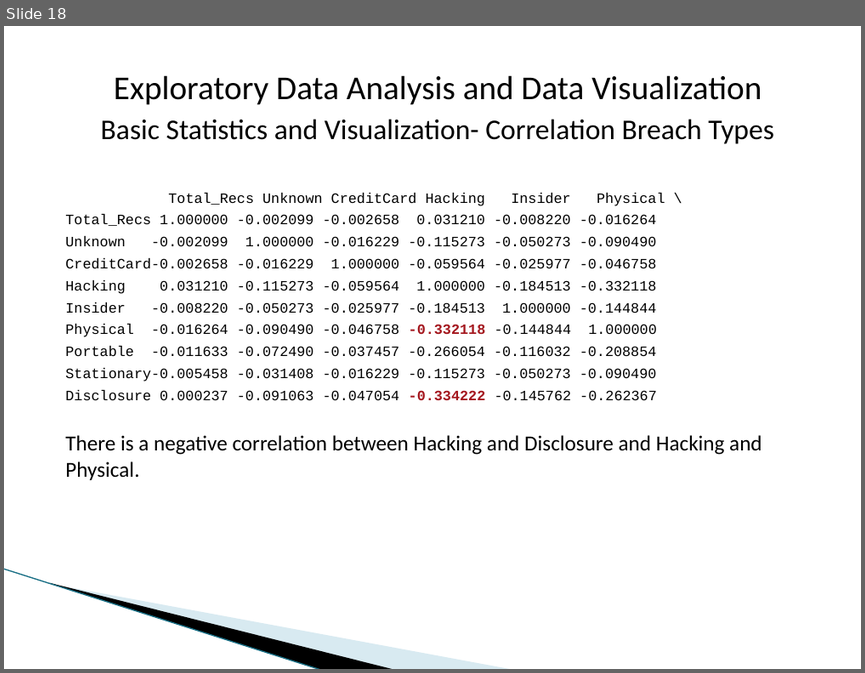
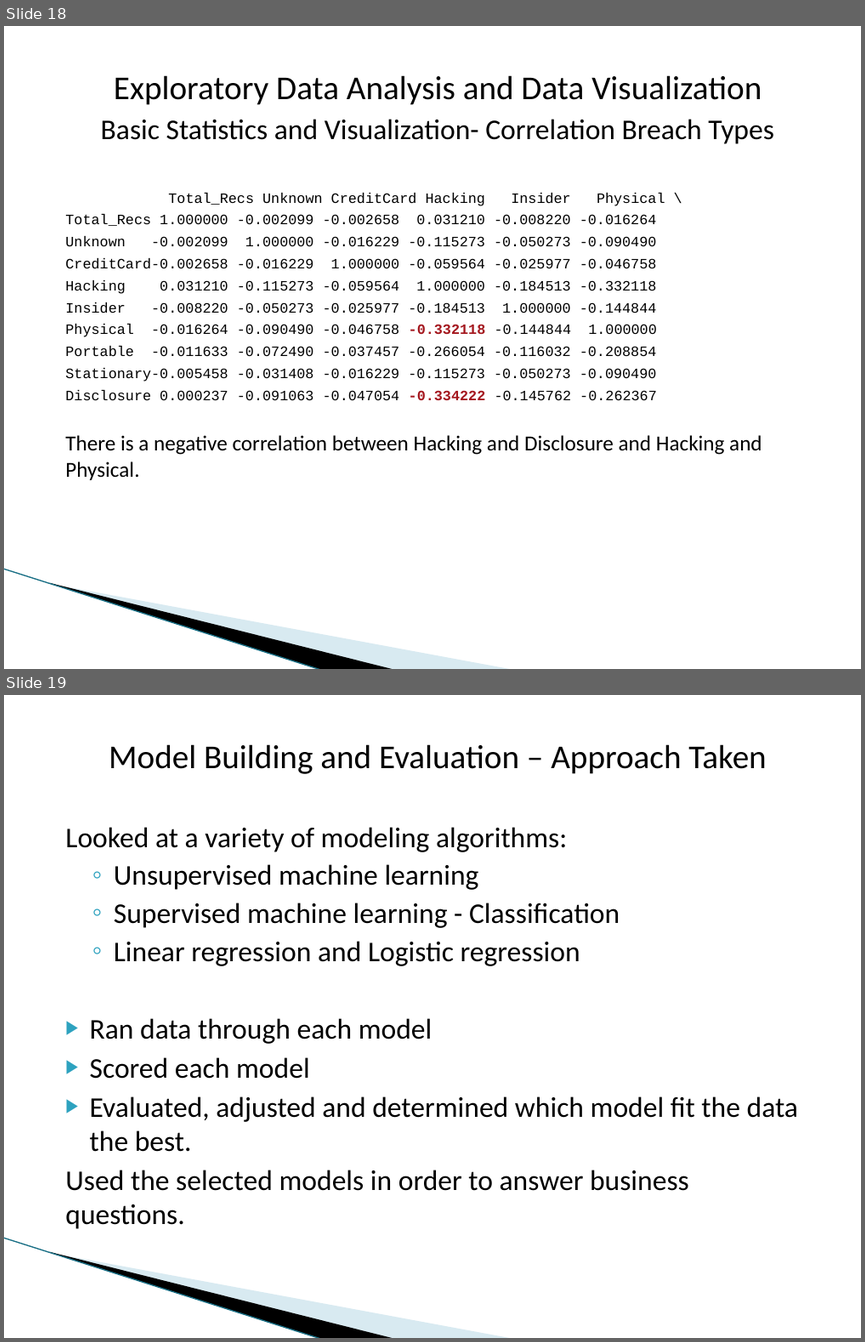
Before and after one commit to dmrod01/Capstone, a slide deck: Final Analysis - Data Capstone Project - Data Breaches.pptx. Shown one above the other, each under a label of ours: slide 18 before the commit, slides 18 and 19 after it. The pictures are 865x673 and 865x1342 pixels, drawn with LibreOffice and Linux fonts; fonts in the diff are those of the drawing; background and template pictures are left out. Boxes give left, top, right and bottom in pixels: in the first picture for what was removed or moved away, otherwise in the second. Text is boxed around its words. In the diff, an @@ line names an element or a change of style, - is before the commit and + after.

```diff
--- a/Final Analysis - Data Capstone Project - Data Breaches.pptx
+++ b/Final Analysis - Data Capstone Project - Data Breaches.pptx
@@ slide 19 added at <box>4,695,861,1338</box>, background #FFFFFF; not listed: 3 template elements that a slide beside it also shows @@
@@ text added at <box>65,744,798,1229</box>, 24 pt, text #000000 @@
+Model Building and Evaluation – Approach Taken
+Looked at a variety of modeling algorithms:
+  ◦ Unsupervised machine learning
+  ◦ Supervised machine learning - Classification
+  ◦ Linear regression and Logistic regression
+▶ Ran data through each model
+▶ Scored each model
+▶ Evaluated, adjusted and determined which model fit the data the best.
+Used the selected models in order to answer business questions.
```
Also in this commit, not shown: 15 other slides added.
